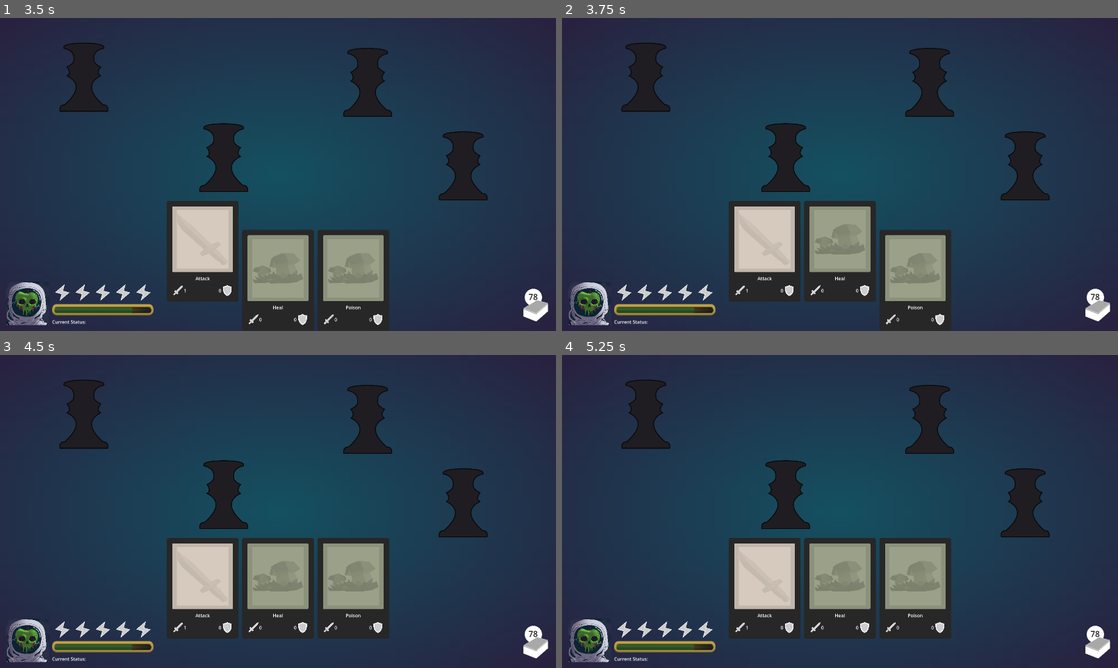
Above: before the commit, frames 1-4 (two rows, left to right).
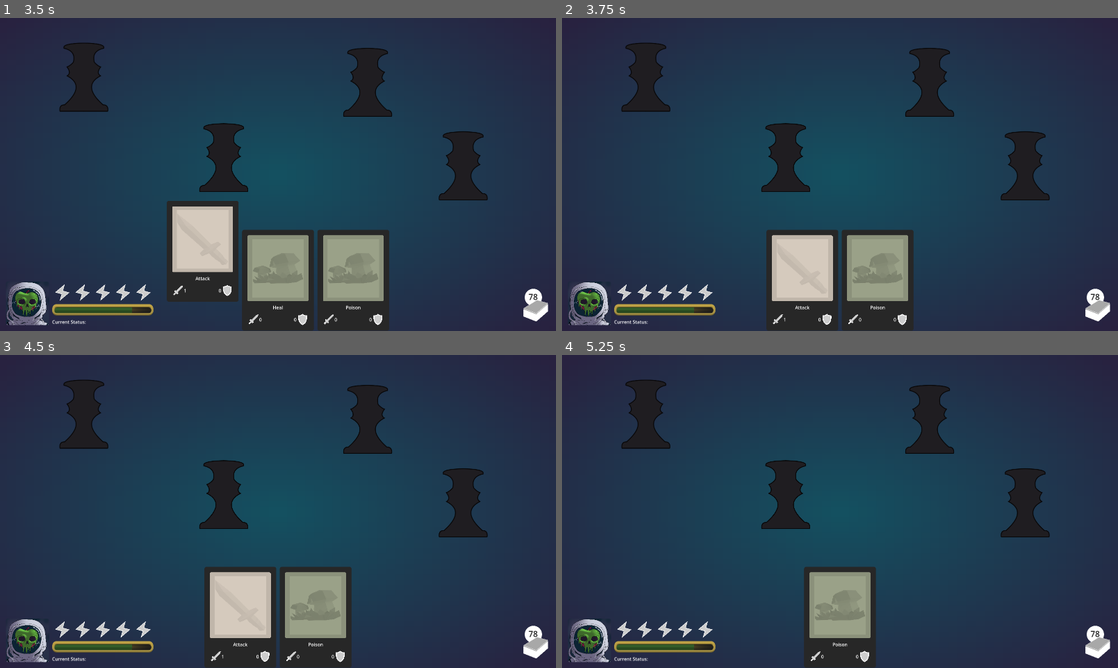
Above: after the commit, the same moments.

Repository: adenashi/Card-Battler-System
Game: Godot game, scene res://Scenes/Gameplay/battlefield.tscn
Same seed, same stepped clock (60 frames per second), same inputs: the game is played once before the commit and once after it.
Inputs (mouse positions are in pixels of both pictures, inside the frame that each line leads up to):
- Up to frame 1 (3.5 s): click (533, 312) at 0.5 s; click (533, 312) at 1.25 s; click (533, 312) at 2 s; tap Enter at 2.75 s; move the mouse to (200, 280) at 2.77 s; click (200, 280) at 2.92 s
- Up to frame 2 (3.75 s): tap Space at 3.5 s; move the mouse to (840, 280) at 3.52 s; click (840, 280) at 3.67 s
- Up to frame 3 (4.5 s): tap Enter at 4.25 s; move the mouse to (355, 617) at 4.27 s; click (355, 617) at 4.42 s
- Up to frame 4 (5.25 s): tap Space at 5 s; move the mouse to (645, 414) at 5.02 s; click (645, 414) at 5.17 s

Frame 1 is identical in both runs. In frame 2, 12% of the frame differs, in the area x 30-70%, y 58-100%; in frame 3, 13%; in frame 4, 12%.

Commit message:
Fixed Play State on CardSM

Diff:
--- a/Scripts/Components/CardState.gd
+++ b/Scripts/Components/CardState.gd
@@ -19,7 +19,7 @@
 	pass
 
 
-func Input(event : InputEvent):
+func Input(_event : InputEvent):
 	pass
 
 
--- a/Scripts/Components/CardStates/PlayState.gd
+++ b/Scripts/Components/CardStates/PlayState.gd
@@ -3,6 +3,7 @@
 
 
 func EnterState() -> bool:
+	PlayCard()
 	return true
 
 
@@ -16,13 +17,16 @@
 					else:
 						SM.UpdateState(CardStateMachine.State.HAND)
 				"SELF":
-					SM.UpdateState(CardStateMachine.State.PLAYED)
+					SM.Owner.Play()
+					SM.Owner.Player.UpdateActionPoints(-SM.Owner.CardData.CardCost)
 				"NON_TARGETED":
-					SM.UpdateState(CardStateMachine.State.PLAYED)
+					SM.Owner.Play()
+					SM.Owner.Player.UpdateActionPoints(-SM.Owner.CardData.CardCost)
 
 	DiscardCard()
 
 
 func DiscardCard():
 	# Send SM.Owner.CardData to DeckManager to add to Discard Pile
+	print("Card played.")
 	SM.Owner.queue_free()
